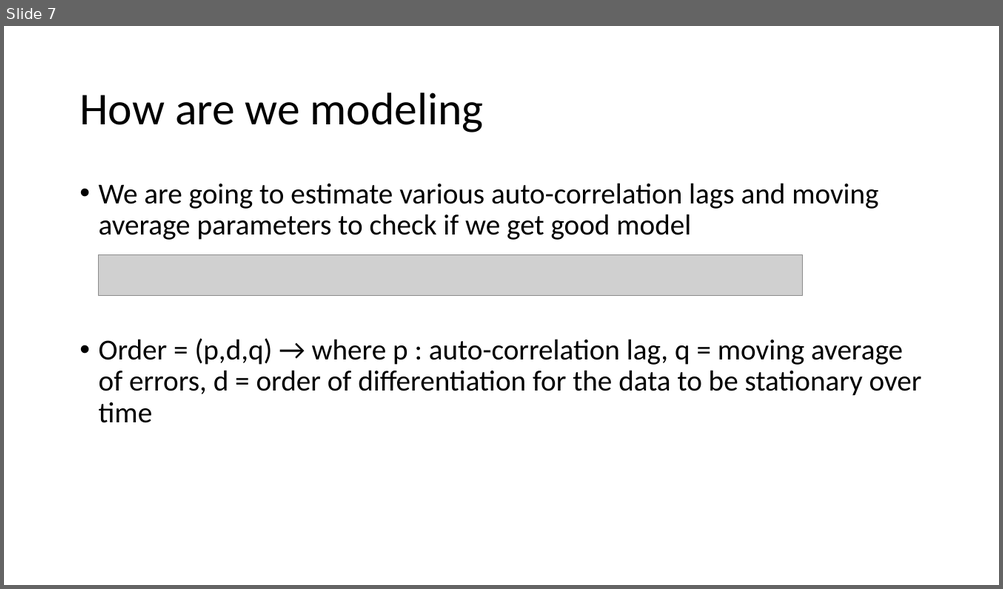
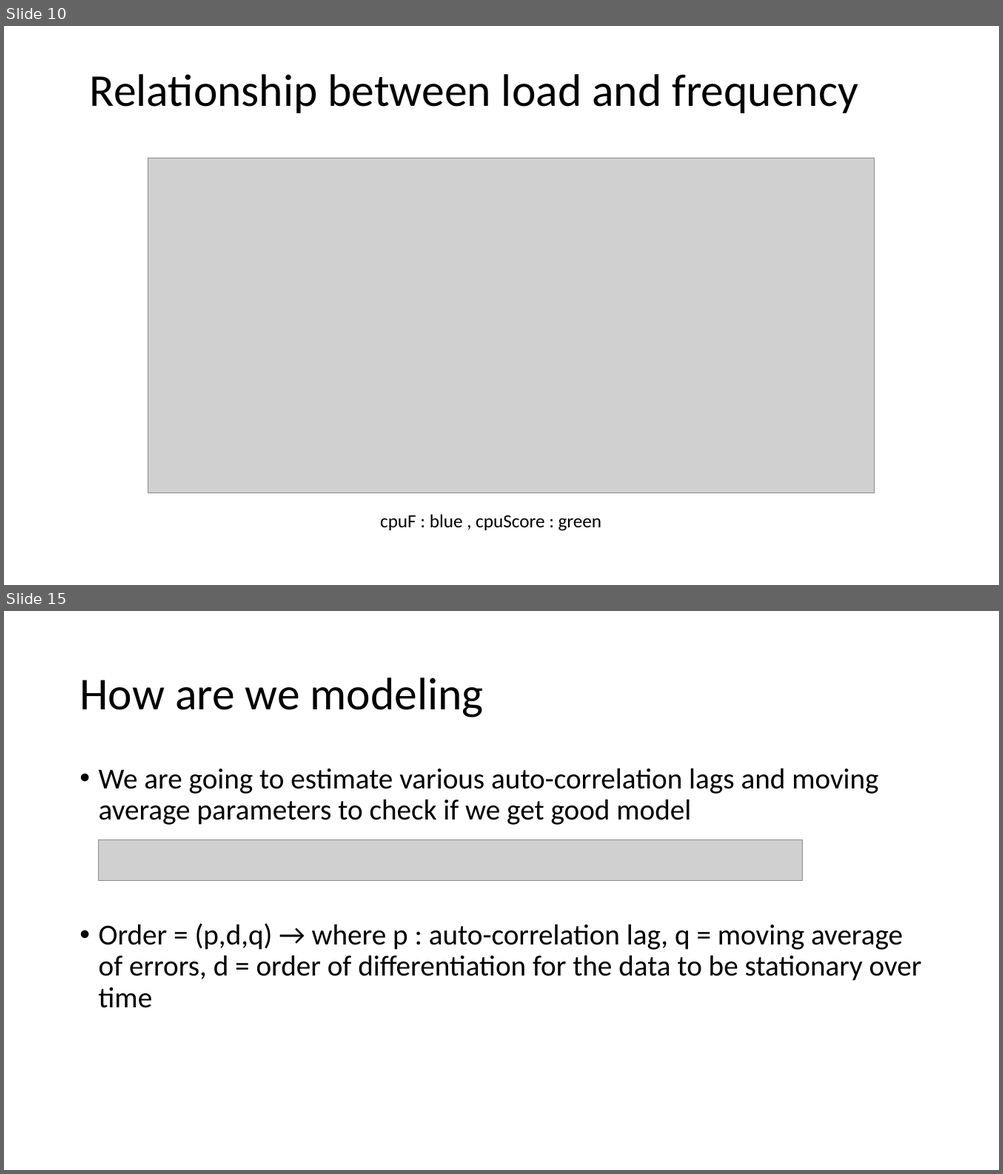
Before and after one commit to dipayan2/ARMAModel, a slide deck: ARIMAX.pptx. Shown one above the other, each under a label of ours: slide 7 before the commit, slides 10 and 15 after it; the slides between them are not shown. The pictures are 1003x589 and 1003x1174 pixels, drawn with LibreOffice and Linux fonts; fonts in the diff are those of the drawing; grey boxes stand for pictures. Boxes give left, top, right and bottom in pixels: in the first picture for what was removed or moved away, otherwise in the second. Text is boxed around its words. In the diff, an @@ line names an element or a change of style, - is before the commit and + after.

```diff
--- a/ARIMAX.pptx
+++ b/ARIMAX.pptx
@@ slide 10 added at (x1=4, y1=26, x2=999, y2=585), background #FFFFFF @@
@@ title added at (x1=90, y1=74, x2=858, y2=113), 44 pt, text #000000 @@
+Relationship between load and frequency
@@ picture added at (x1=148, y1=158, x2=875, y2=494) @@
@@ text added at (x1=380, y1=514, x2=602, y2=531), 18 pt, text #000000 @@
+cpuF : blue , cpuScore : green
@@ what was slide 7 is now slide 15 @@
```
Also in this commit, not shown: 6 slides changed, 7 other slides added, 3 other files.
